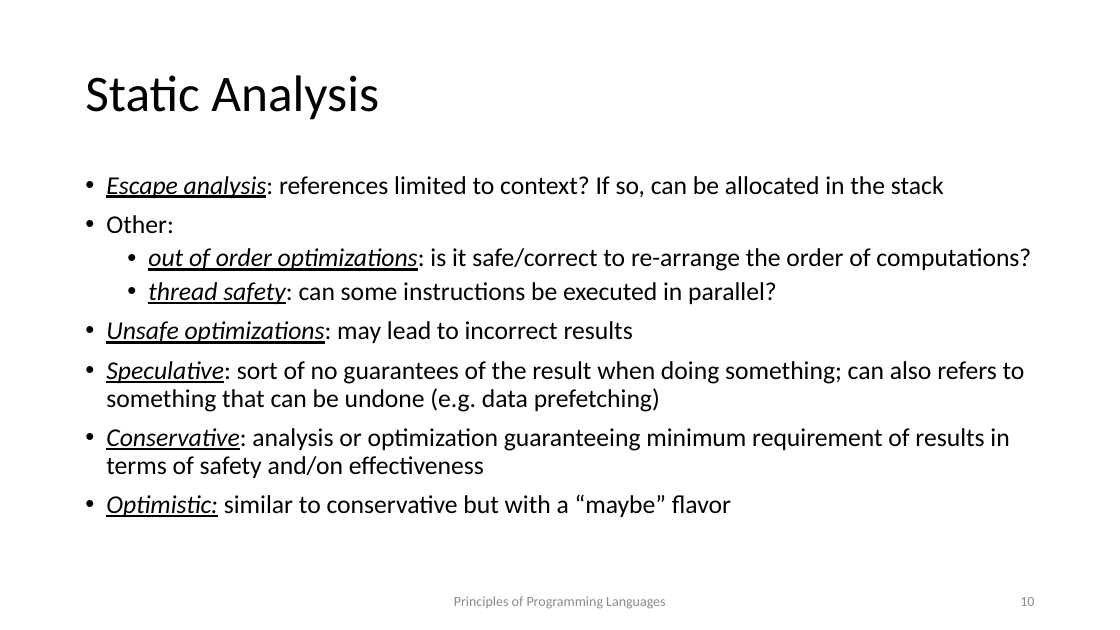
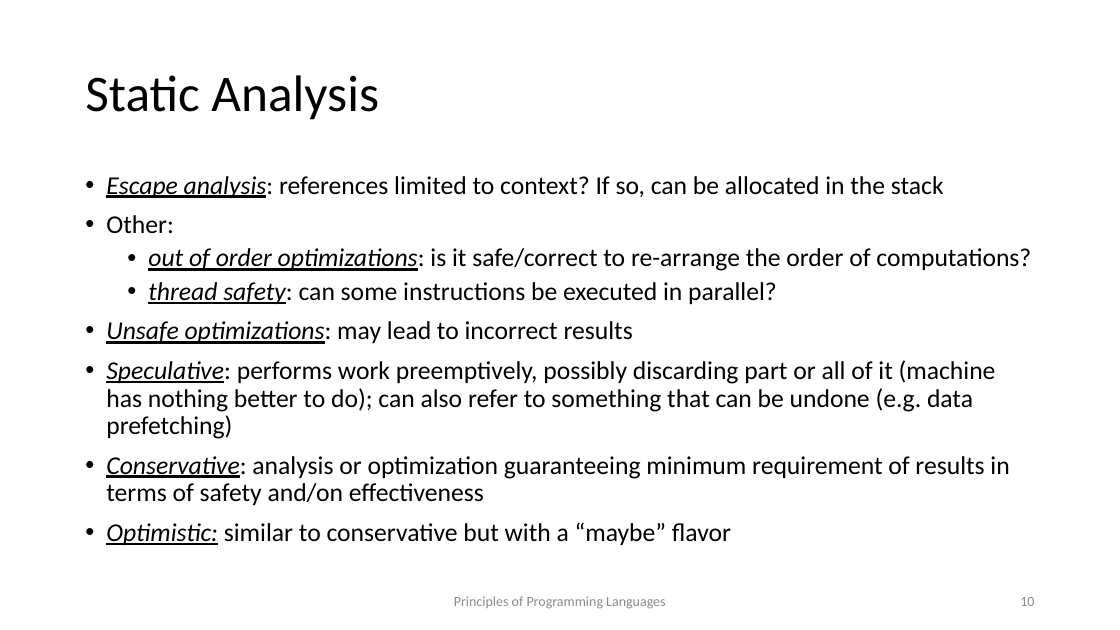
Before and after one commit to kongm/pl-design, a slide deck: slide 10 of semantics.pptx. Drawn at 1120x630 pixels with LibreOffice and Linux fonts; fonts in the diff are those of the drawing. Boxes give left, top, right and bottom in pixels: in the first picture for what was removed or moved away, otherwise in the second. Text is boxed around its words. In the diff, an @@ line names an element or a change of style, - is before the commit and + after.

```diff
--- a/semantics.pptx
+++ b/semantics.pptx
@@ text at box(106, 360, 996, 439): text changed @@
-• Speculative: sort of no guarantees of the result when doing something; can also refers to something that can be undone (e.g. data prefetching)
+• Speculative: performs work preemptively, possibly discarding part or all of it (machine has nothing better to do); can also refer to something that can be undone (e.g. data prefetching)
```
Also in this commit, not shown: 3 other slides changed, 3 other files.
